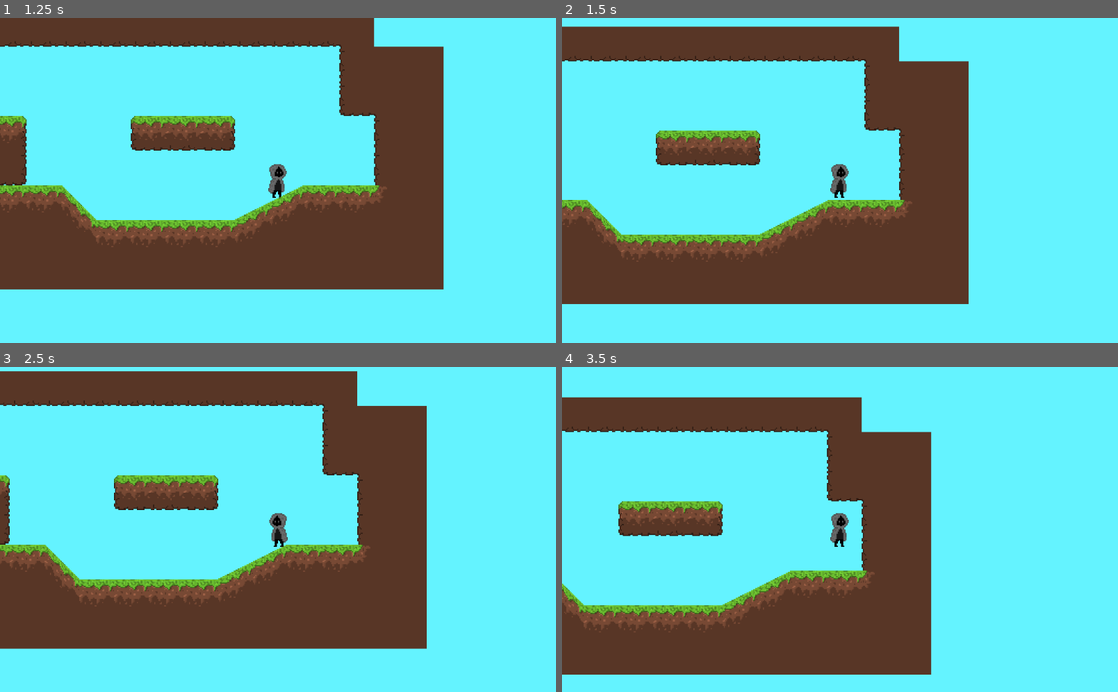
Above: before the commit, frames 1-4 (two rows, left to right).
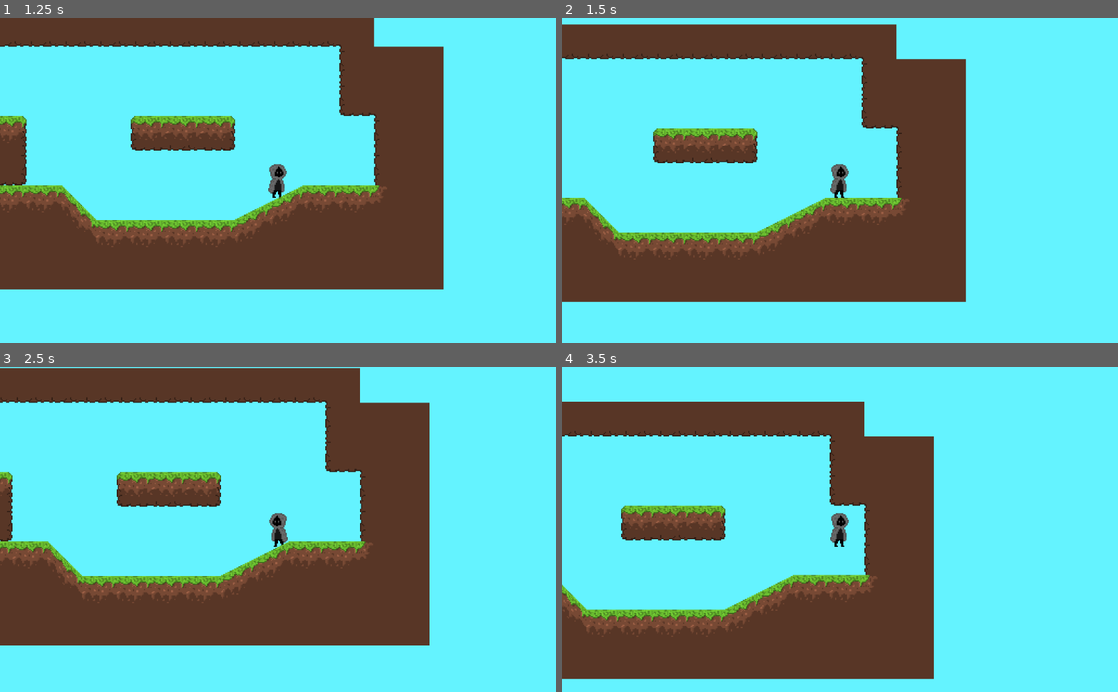
Above: after the commit, the same moments.

Repository: notfennecks/Cryptic-Crusade
Game: Godot game, scene res://Scenes/TestScene.tscn
Two runs of this game, one before a commit and one after it. Both use one fixed random seed, a clock stepped at 60 frames per second and the inputs below.
Inputs (mouse positions are in pixels of both pictures, inside the frame that each line leads up to):
- Up to frame 1 (1.25 s): move the mouse to (400, 164) at 0.52 s; press the mouse at (400, 164) at 0.53 s; hold D (right) from 0.53 s (still down); tap Space (jump) at 0.77 s
- Up to frame 2 (1.5 s): keep holding D (right); move the mouse to (728, 196) at 1.27 s; release the mouse at (728, 196) at 1.28 s; click (728, 196) at 1.35 s
- Up to frame 3 (2.5 s): tap Space (jump) at 1.52 s; move the mouse to (333, 458) at 2.02 s; release D (right) at 2.03 s; press the mouse at (333, 458) at 2.03 s; hold A (left) from 2.03 s (still down)
- Up to frame 4 (3.5 s): move the mouse to (812, 594) at 2.77 s; release A (left) at 2.78 s; release the mouse at (812, 594) at 2.78 s; hold D (right) from 2.78 s (still down); click (812, 594) at 2.85 s; tap Space (jump) at 3.02 s

Frame 1 is identical in both runs. In frame 2, 5.9% of the frame differs, in the area x 0-74%, y 1-89%; in frame 3, 7.6%; in frame 4, 7.8%, in the area x 0-67%, y 9-97%.

Commit message:
Fixed walking up slopes.

Diff:
--- a/GodotProject/Scripts/NeutralHood.gd
+++ b/GodotProject/Scripts/NeutralHood.gd
@@ -37,7 +37,7 @@
 	velocity.y += gravity * delta  #Applies gravity to player.
 
 	player_input()  #Refers to player_input() function so that its checking for input every frame.
-	velocity = move_and_slide(velocity, Vector2(0, -1))  #Moves player along a vector. Refer to move_and_slide in manuel.
+	velocity = move_and_slide_with_snap(velocity, Vector2(0, 2), Vector2(0, -1), true, 4, deg2rad(45), true)  #Moves player along a vector. Refer to move_and_slide in manuel.
 
 func _process(delta):
 	var mouse_pos = get_global_mouse_position()  #Sets the mouse position every frame to a variable.
